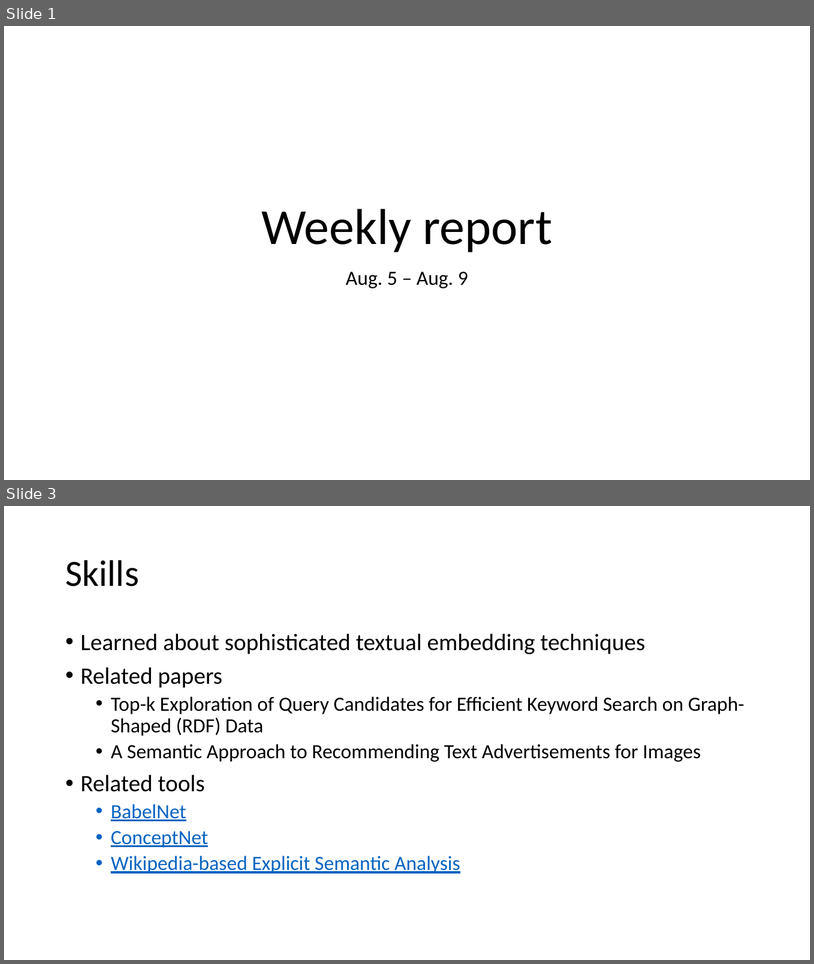
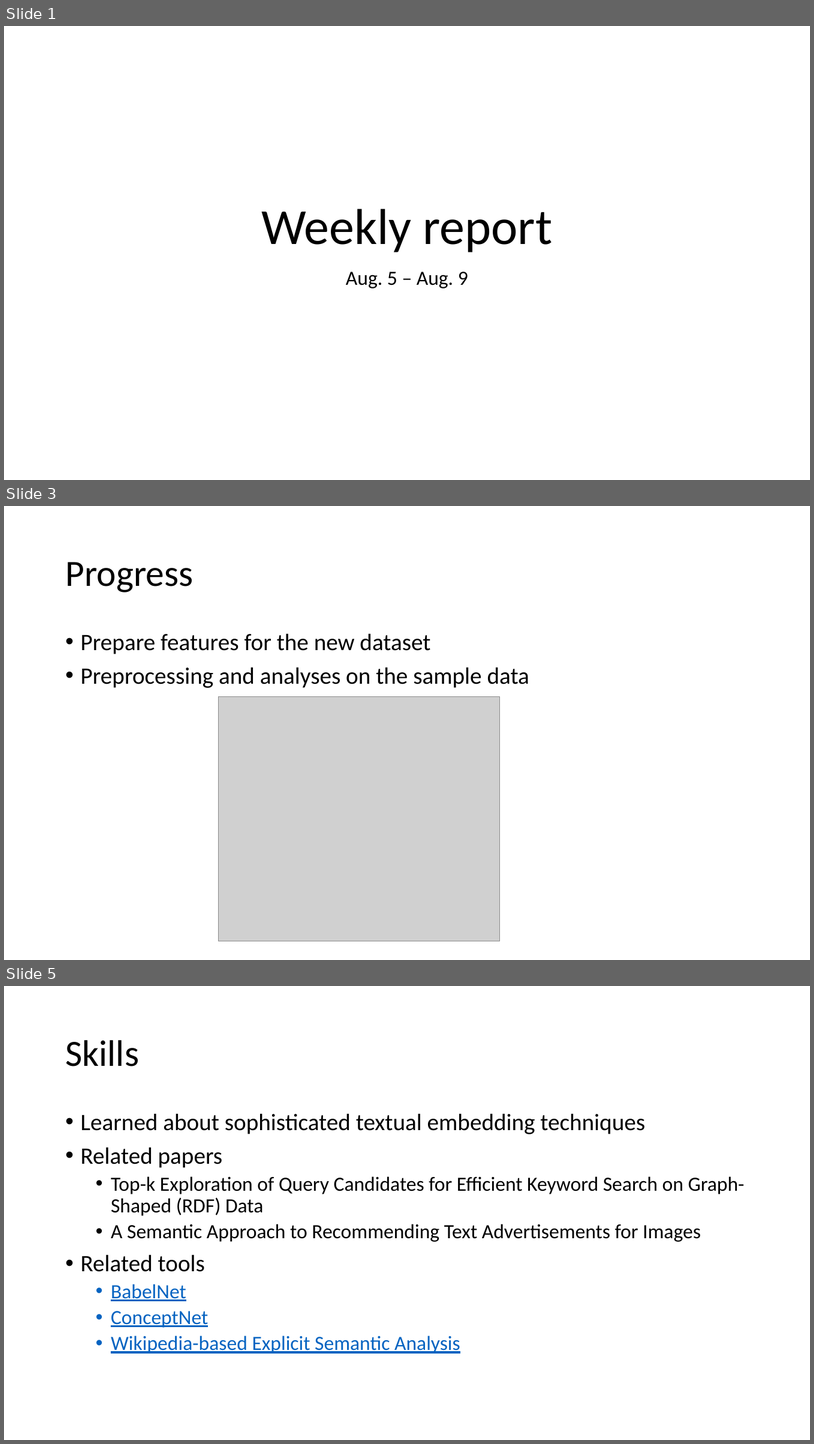
Before and after one commit to shwinshaker/Text2Scene, a slide deck: docs/report/weeklyReport.pptx. Shown one above the other, each under a label of ours: slides 1 and 3 before the commit, slides 1, 3 and 5 after it; the slides between them are not shown. The pictures are 814x964 and 814x1444 pixels, drawn with LibreOffice and Linux fonts; fonts in the diff are those of the drawing; grey boxes stand for pictures. Boxes give left, top, right and bottom in pixels: in the first picture for what was removed or moved away, otherwise in the second. Text is boxed around its words. In the diff, an @@ line names an element or a change of style, - is before the commit and + after.

```diff
--- a/docs/report/weeklyReport.pptx
+++ b/docs/report/weeklyReport.pptx
@@ slide 3 added at (x1=4, y1=506, x2=810, y2=960), background #FFFFFF @@
@@ title added at (x1=65, y1=562, x2=193, y2=592), 44 pt, text #000000 @@
+Progress
@@ text added at (x1=81, y1=633, x2=530, y2=688), 28 pt, text #000000 @@
+• Prepare features for the new dataset
+• Preprocessing and analyses on the sample data
@@ picture added at (x1=218, y1=697, x2=500, y2=941) @@
@@ what was slide 3 is now slide 5 @@
```
Also in this commit, not shown: 1 slide changed, 1 other slide added, 49 other files.
